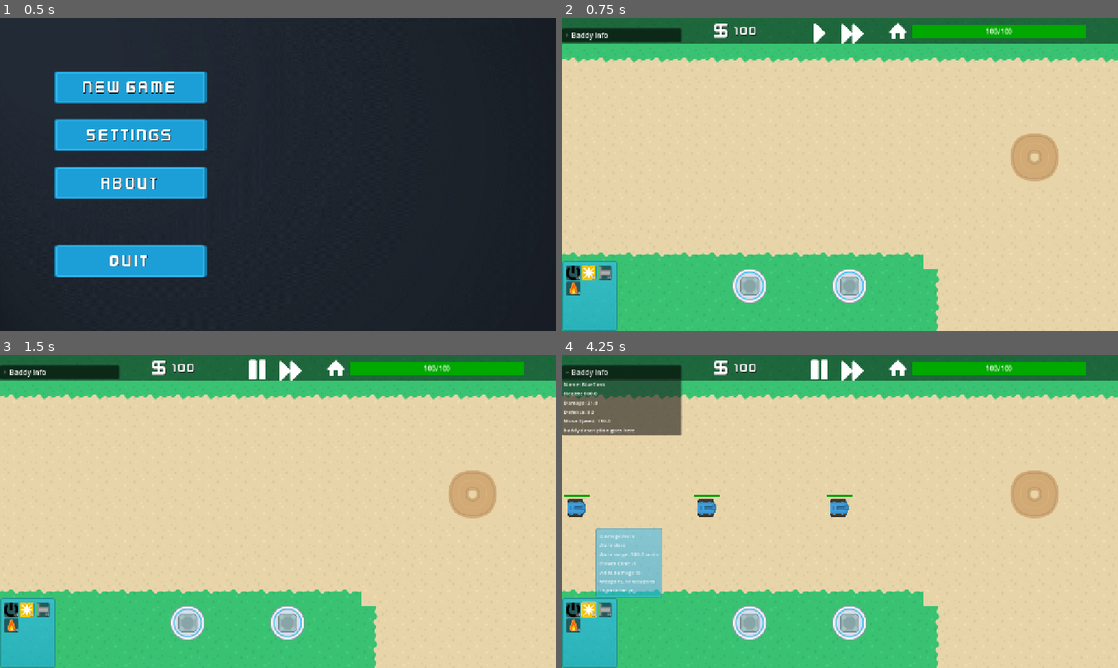
Above: before the commit, frames 1-4 (two rows, left to right).
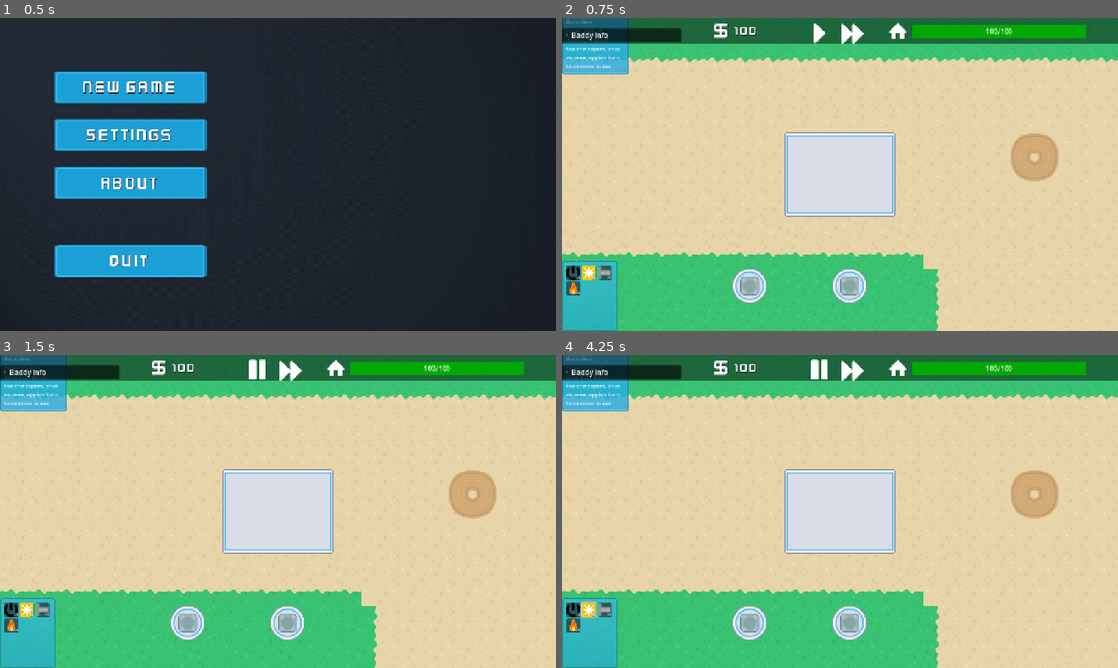
Above: after the commit, the same moments.

Repository: aerobars/tower-defence
Game: Godot game, scene res://GameData/Global/scene_handler.tscn
The game is run twice, just before and just after one commit, with the same random seed, the same clock (stepped at 60 frames per second) and the same inputs.
Inputs (mouse positions are in pixels of both pictures, inside the frame that each line leads up to):
- Up to frame 1 (0.5 s): no input
- Up to frame 2 (0.75 s): click "New Game" at 0.5 s
- Up to frame 3 (1.5 s): click (255, 370) at 1.25 s
- Up to frame 4 (4.25 s): click (851, 370) at 2 s; click (573, 608) at 2.75 s; click (589, 608) at 3.52 s

Frame 1 is identical in both runs. In frame 2, 7.2% of the frame differs, in the area x 0-60%, y 0-64%; in frame 3, 7.2%; in frame 4, 13%, in the area x 0-60%, y 0-78%.
Error after the commit: Invalid access to property or key 'name' on a base object of type 'Nil'. (res://GameData/UIScenes/GUI/Scripts/info_popup.gd:13)

Commit message:
Add rewards window and reward data logic

Diff:
--- a/GameData/Baddies/Scripts/blue_tank.gd
+++ b/GameData/Baddies/Scripts/blue_tank.gd
@@ -1,5 +1,6 @@
 class_name Baddy extends PathFollow2D
 
+signal baddy_death
 signal base_damage(damage)
 
 @export var data : BaddyStats
@@ -68,6 +69,7 @@
 
 
 func destroy() -> void:
+	baddy_death.emit()
 	$CharacterBody2D.queue_free()
 	await (get_tree().create_timer(0.2).timeout)
 	self.queue_free()
--- a/GameData/Global/game_data.gd
+++ b/GameData/Global/game_data.gd
@@ -2,15 +2,54 @@
 
 var is_dragging = false
 
-var act_baddies = {1 : ["blue_tank", "blue_tank", "blue_tank"], 2 : [], 3 : [], 4 : [], 5 : []}
-var previous_wave : Array
+const BADDY_FILEPATH = "res://GameData/Baddies/"
+const CHAR_FILEPATH = "res://GameData/TowerMods/CharacterMods/"
+const TOTAL_ACTS = 1
+var character_mods : Dictionary = {}
+var act_baddies : Dictionary = {}
+var previous_wave : Array = []
 
+func _ready() -> void:
+	get_act_data(BADDY_FILEPATH + "Act")
+	get_mod_data(CHAR_FILEPATH, "Generic")
+
+func get_act_data(filepath: String) -> void:
+	for i in TOTAL_ACTS:
+		var dir := DirAccess.open(filepath + str(i+1))
+		if dir:
+			act_baddies[i] = []
+			dir.list_dir_begin()
+			var file_name = dir.get_next()
+			while file_name != "":
+				if dir.current_is_dir():
+					continue
+				else:
+					act_baddies[i].append(file_name)
+				file_name = dir.get_next()
+		else:
+			print("An error occurred when trying to access the path.")
+
+func get_mod_data(filepath: String, dir_name) -> void:
+	var dir := DirAccess.open(filepath)
+	if dir:
+		dir.list_dir_begin()
+		var file_name = dir.get_next()
+		while file_name != "":
+			if dir.current_is_dir():
+				character_mods[file_name] = []
+				get_mod_data(filepath + "/" + file_name, file_name)
+			else:
+				character_mods[dir_name].append(file_name)
+			file_name = dir.get_next()
+	else:
+		print("An error occurred when trying to access the path.")
 
 func get_wave_data(cur_act) -> Array:
 	var wave_baddies : Array
 	var act_size : int = act_baddies[cur_act].size()
 	wave_baddies = [act_baddies[cur_act][randi() % act_size], act_baddies[cur_act][randi() % act_size]]
-	if wave_baddies != previous_wave:
+	if previous_wave.has(wave_baddies[0]) and previous_wave.has(wave_baddies[1]): #prevents same wave back to back
+		return get_wave_data(cur_act)
+	else:
+		previous_wave = wave_baddies
 		return wave_baddies
-	else:
-		return get_wave_data(cur_act)
--- a/GameData/Global/scene_handler.gd
+++ b/GameData/Global/scene_handler.gd
@@ -9,18 +9,16 @@
 
 func on_new_game_pressed():
 	get_node("MainMenu").queue_free()
-	var game_scene = load("res://GameData/MainScenes/game_scene.tscn").instantiate()
-	game_scene.game_finished.connect(endgame_check)
-	add_child(game_scene)
+	var new_game = load("res://GameData/MainScenes/game_scene.tscn").instantiate()
+	new_game.game_finished.connect(endgame_check)
+	add_child(new_game)
 
 func on_quit_pressed():
 	get_tree().quit()
 
-func endgame_check(result) -> void:
-	if result:
-		pass
-	else:
-		unload_game()
+func endgame_check(_result) -> void:
+	await get_tree().create_timer(5.0, true).timeout
+	unload_game()
 
 func unload_game():
 	$GameScene.queue_free()
--- a/GameData/MainScenes/game_scene.gd
+++ b/GameData/MainScenes/game_scene.gd
@@ -4,12 +4,14 @@
 
 ##ui variables
 var map_node : Node
-const POPUP_PANEL := preload("res://GameData/UIScenes/GUI/InfoPopup.tscn")
+const POPUP_PANEL := preload("res://GameData/UIScenes/GUI/info_popup.tscn")
 const DRAGGABLE_MOD := preload("res://GameData/UIScenes/GUI/mod_draggable.tscn")
+@onready var ui := $UI
+@onready var build_bar := $UI/HUD/BuildBar
 @onready var new_slot := $UI/HUD/BuildBar/InventoryContainer/InventoryGrid.connect("slot_created", connect_inv_button_signal)
-@onready var build_bar := $UI/HUD/BuildBar
 @onready var inventory_ui := $UI/HUD/BuildBar/InventoryContainer/InventoryGrid
 @onready var baddy_info_foldable := $UI/HUD/BaddyInfo/VBoxContainer
+@onready var end_game_message = $UI/EndGameMessage.text
 var cur_popup : Node2D
 
 ##pathfinding variables
@@ -40,10 +42,13 @@
 
 ##gameplay variables
 var current_wave := 0
-var enemies_in_wave := 1
-var current_act = 1
+var spawns_per_wave := 1
+var wave_total := 0
+var current_act = 0
+var wave_kill_count := 0
 @export var max_player_health : int = 100
 var current_player_health : int
+var character : String = "Tester"
 
 func _ready() -> void:
 	map_node = $Map #turn into variable if using multiple maps
@@ -75,6 +80,26 @@
 	if event.is_action_pressed("press_build_button_1"):
 		build_bar.get_node("HBoxContainer/TowerBase").pressed.emit()
 
+func _on_pause_play_pressed() -> void:
+	if build_mode:
+		cancel_build_mode()
+	if get_tree().is_paused():
+		get_tree().paused = false
+	elif current_wave == 0:
+		current_wave = 1
+		start_next_wave()
+	else:
+		get_tree().paused = true
+
+func _on_fast_forward_pressed() -> void:
+	if build_mode:
+		cancel_build_mode()
+	if Engine.get_time_scale() == 2.0:
+		Engine.set_time_scale(1.0)
+	else:
+		Engine.set_time_scale(2.0)
+
+
 ## Wave Functions
 
 func start_next_wave() -> void:
@@ -90,20 +115,23 @@
 func spawn_enemies(wave_data) -> void:
 	for i in wave_data:
 		var spawn_count : int = 1
-		var baddy_scene = load("res://GameData/Baddies/" + i + ".tscn")
+		var baddy_scene = load("res://GameData/Baddies/Act" + current_act + "/" + i)
 		var new_baddy = baddy_scene.instantiate()
-		enemies_in_wave = new_baddy.data.spawns_per_wave
+		#first instantiate outside of loop for one-time variable setting
+		spawns_per_wave = new_baddy.data.spawns_per_wave
+		wave_total += spawns_per_wave
 		update_baddy_info(new_baddy)
 		new_baddy.base_damage.connect(on_base_damage)
+		new_baddy.baddy_death.connect(on_baddy_death)
 		map_node.get_node("Path").add_child(new_baddy, true)
 		await(get_tree().create_timer(new_baddy.data.spawn_interval, false)).timeout
-		while spawn_count != enemies_in_wave: #only run if more than 1 enemy is spawned in the wave
+		while spawn_count != spawns_per_wave: #only run if more than 1 enemy is spawned in the wave
 			new_baddy = baddy_scene.instantiate()
 			new_baddy.base_damage.connect(on_base_damage)
 			map_node.get_node("Path").add_child(new_baddy, true)
 			spawn_count += 1
 			await(get_tree().create_timer(new_baddy.data.spawn_interval, false)).timeout
-			if spawn_count == enemies_in_wave:
+			if spawn_count == spawns_per_wave:
 				continue
 
 func update_baddy_info(baddy) -> void:
@@ -118,9 +146,18 @@
 func on_base_damage(damage) -> void:
 	current_player_health -= damage
 	if current_player_health <= 0:
+		end_game_message = "You lose!"
 		game_finished.emit(false)
 	else:
 		$UI.update_health_bar(current_player_health, max_player_health)
+		on_baddy_death()
+
+func on_baddy_death() -> void:
+	wave_kill_count += 1
+	if wave_kill_count == wave_total:
+		on_wave_clear()
+		end_game_message = "You win!"
+		game_finished.emit(true)
 
 func on_wave_clear() -> void:
 	pass
--- a/GameData/MainScenes/game_scene.tscn
+++ b/GameData/MainScenes/game_scene.tscn
@@ -1,8 +1,9 @@
-[gd_scene load_steps=16 format=3 uid="uid://b7d7kfemno1ex"]
+[gd_scene load_steps=17 format=3 uid="uid://b7d7kfemno1ex"]
 
 [ext_resource type="PackedScene" uid="uid://egfxblymqfqd" path="res://GameData/Maps/map.tscn" id="1_akvmk"]
 [ext_resource type="Script" uid="uid://djsr0kjgwaton" path="res://GameData/MainScenes/game_scene.gd" id="1_g2kuy"]
 [ext_resource type="Script" uid="uid://4eacfeat0kea" path="res://GameData/MainScenes/ui.gd" id="3_ibdpl"]
+[ext_resource type="PackedScene" uid="uid://sho7au84mvxg" path="res://GameData/UIScenes/GUI/RewardSelection/reward_selection.tscn" id="4_dts4o"]
 [ext_resource type="StyleBox" uid="uid://5vfbp6tawj1m" path="res://Resources/Inventory/inventory_bg.tres" id="4_syms3"]
 [ext_resource type="Script" uid="uid://cpe4nt5gmn0y2" path="res://GameData/UIScenes/Inventory/Scripts/inventory_ui.gd" id="5_waasu"]
 [ext_resource type="Resource" uid="uid://c3m5eg7swenlw" path="res://Resources/Inventory/player_inventory.tres" id="6_qo4eh"]
@@ -32,6 +33,9 @@
 [node name="UI" type="CanvasLayer" parent="."]
 script = ExtResource("3_ibdpl")
 
+[node name="RewardSelection" parent="UI" instance=ExtResource("4_dts4o")]
+size_flags_vertical = 4
+
 [node name="HUD" type="Control" parent="UI"]
 layout_mode = 3
 anchors_preset = 15
@@ -262,5 +266,24 @@
 layout_mode = 2
 text = "Description: "
 
-[connection signal="pressed" from="UI/HUD/InfoBar/MarginContainer/GameControls/PausePlay" to="UI" method="_on_pause_play_pressed"]
-[connection signal="pressed" from="UI/HUD/InfoBar/MarginContainer/GameControls/FastForward" to="UI" method="_on_fast_forward_pressed"]
+[node name="EndGameMessage" type="Label" parent="UI"]
+visible = false
+anchors_preset = 8
+anchor_left = 0.5
+anchor_top = 0.5
+anchor_right = 0.5
+anchor_bottom = 0.5
+offset_left = -20.0
+offset_top = -11.5
+offset_right = 20.0
+offset_bottom = 11.5
+grow_horizontal = 2
+grow_vertical = 2
+size_flags_horizontal = 4
+theme_override_colors/font_color = Color(0.003921569, 0.44705883, 0.21176471, 1)
+theme_override_colors/font_shadow_color = Color(0, 0, 0, 1)
+theme_override_font_sizes/font_size = 75
+text = "Test!"
+
+[connection signal="pressed" from="UI/HUD/InfoBar/MarginContainer/GameControls/PausePlay" to="." method="_on_pause_play_pressed"]
+[connection signal="pressed" from="UI/HUD/InfoBar/MarginContainer/GameControls/FastForward" to="." method="_on_fast_forward_pressed"]
--- a/GameData/MainScenes/ui.gd
+++ b/GameData/MainScenes/ui.gd
@@ -1,4 +1,5 @@
 extends CanvasLayer
+
 
 @onready var hp_bar := $HUD/InfoBar/InfoContainer/HealthBar
 @onready var hp_text := $HUD/InfoBar/InfoContainer/HealthBar/HealthAmount
@@ -48,24 +49,9 @@
 
 ## Game Control Functions
 
-func _on_pause_play_pressed() -> void:
-	if get_parent().build_mode:
-		get_parent().cancel_build_mode()
-	if get_tree().is_paused():
-		get_tree().paused = false
-	elif get_parent().current_wave == 0:
-		get_parent().current_wave = 1
-		get_parent().start_next_wave()
-	else:
-		get_tree().paused = true
 
-func _on_fast_forward_pressed() -> void:
-	if get_parent().build_mode:
-		get_parent().cancel_build_mode()
-	if Engine.get_time_scale() == 2.0:
-		Engine.set_time_scale(1.0)
-	else:
-		Engine.set_time_scale(2.0)
+
+## Gameplay Functions
 
 func update_health_bar(cur_health, max_health):
 	var hp_bar_tween := $HUD/InfoBar/InfoContainer/HealthBar.create_tween()
@@ -77,3 +63,6 @@
 		hp_bar.set_tint_progress("c77200")#Orange
 	else:
 		hp_bar.set_tint_progress("ff0000")#Red
+
+func end_game(result) -> void:
+	pass
--- /dev/null
+++ b/GameData/UIScenes/GUI/RewardSelection/reward_card.tscn
@@ -0,0 +1,47 @@
+[gd_scene load_steps=4 format=3 uid="uid://c2oh548fodlg1"]
+
+[ext_resource type="Script" uid="uid://bk62k3c6krdiu" path="res://GameData/UIScenes/GUI/Scripts/info_popup.gd" id="1_gcb5b"]
+[ext_resource type="StyleBox" uid="uid://5vfbp6tawj1m" path="res://Resources/Inventory/inventory_bg.tres" id="2_slva4"]
+[ext_resource type="Theme" uid="uid://bp5hjnce415xl" path="res://Resources/Fonts/infopopup_font_12.tres" id="3_6ln7u"]
+
+[node name="RewardCard" type="Control"]
+modulate = Color(1, 1, 1, 0.8627451)
+top_level = true
+layout_mode = 3
+anchors_preset = 0
+script = ExtResource("1_gcb5b")
+
+[node name="Background" type="PanelContainer" parent="."]
+layout_mode = 0
+offset_top = -88.0
+offset_right = 148.0
+offset_bottom = 12.0
+size_flags_horizontal = 0
+size_flags_vertical = 0
+theme_override_styles/panel = ExtResource("2_slva4")
+
+[node name="VBoxContainer" type="VBoxContainer" parent="Background"]
+layout_mode = 2
+theme = ExtResource("3_6ln7u")
+
+[node name="Name" type="Label" parent="Background/VBoxContainer"]
+layout_mode = 2
+theme_override_font_sizes/font_size = 12
+text = "Mod Name"
+
+[node name="Icon" type="TextureRect" parent="Background/VBoxContainer"]
+layout_mode = 2
+
+[node name="Class" type="Label" parent="Background/VBoxContainer"]
+layout_mode = 2
+text = "Mod Class"
+
+[node name="Power" type="Label" parent="Background/VBoxContainer"]
+layout_mode = 2
+text = "A.S.:"
+
+[node name="Description" type="Label" parent="Background/VBoxContainer"]
+custom_minimum_size = Vector2(128, 0)
+layout_mode = 2
+text = "Description: "
+autowrap_mode = 3
--- /dev/null
+++ b/GameData/UIScenes/GUI/RewardSelection/reward_options.gd
@@ -0,0 +1 @@
+class_name RewardOptions extends RefCounted
--- /dev/null
+++ b/GameData/UIScenes/GUI/RewardSelection/reward_selection.gd
@@ -0,0 +1,25 @@
+extends Control
+
+@onready var reward_card := preload("res://GameData/UIScenes/GUI/RewardSelection/reward_card.tscn")
+@onready var reward_container := $TextureRect/HBoxContainer
+var total_rewards : int = 2
+var character = "Tester"
+var filepath = GameData.CHAR_FILEPATH + character + "/"
+
+func _ready() -> void:
+	var reward_options = get_rewards()
+	for i in total_rewards:
+		var new_card = reward_card.instantiate()
+		new_card.data = reward_options[i]
+		reward_container.add_child(new_card)
+		new_card.position = Vector2(0,0)
+
+
+func get_rewards() -> Array[TowerMod]:
+	var rewards : Array[TowerMod] = []
+	for i in total_rewards:
+		var mod = load(filepath + GameData.character_mods[character][randi() % GameData.character_mods[character].size()])
+		rewards.append(mod)
+		#code to account for weighted randomness
+		#code to avoid duplicate rewards
+	return rewards
--- /dev/null
+++ b/GameData/UIScenes/GUI/RewardSelection/reward_selection.tscn
@@ -0,0 +1,43 @@
+[gd_scene load_steps=5 format=3 uid="uid://sho7au84mvxg"]
+
+[ext_resource type="Script" uid="uid://bi7mdp3y8hqe8" path="res://GameData/UIScenes/GUI/RewardSelection/reward_selection.gd" id="1_gipd4"]
+[ext_resource type="Texture2D" uid="uid://clhk7px75x85h" path="res://Assets/UI/Buttons/button_square_line.png" id="2_u260h"]
+[ext_resource type="PackedScene" uid="uid://c2oh548fodlg1" path="res://GameData/UIScenes/GUI/RewardSelection/reward_card.tscn" id="3_whhxv"]
+
+[sub_resource type="StyleBoxTexture" id="StyleBoxTexture_whhxv"]
+texture = ExtResource("2_u260h")
+texture_margin_left = 10.0
+texture_margin_top = 10.0
+texture_margin_right = 10.0
+texture_margin_bottom = 10.0
+
+[node name="RewardSelection" type="Control"]
+layout_mode = 3
+anchors_preset = 15
+anchor_right = 1.0
+anchor_bottom = 1.0
+grow_horizontal = 2
+grow_vertical = 2
+script = ExtResource("1_gipd4")
+
+[node name="TextureRect" type="PanelContainer" parent="."]
+layout_mode = 1
+anchors_preset = 8
+anchor_left = 0.5
+anchor_top = 0.5
+anchor_right = 0.5
+anchor_bottom = 0.5
+offset_left = -128.0
+offset_top = -96.0
+offset_right = 128.0
+offset_bottom = 96.0
+grow_horizontal = 2
+grow_vertical = 2
+theme_override_styles/panel = SubResource("StyleBoxTexture_whhxv")
+
+[node name="HBoxContainer" type="HBoxContainer" parent="TextureRect"]
+layout_mode = 2
+
+[node name="RewardCard" parent="TextureRect/HBoxContainer" instance=ExtResource("3_whhxv")]
+layout_mode = 2
+size_flags_horizontal = 4
--- a/GameData/UIScenes/GUI/Scripts/info_popup.gd
+++ b/GameData/UIScenes/GUI/Scripts/info_popup.gd
@@ -1,15 +1,17 @@
-class_name InfoPanel extends Node2D
+class_name RewardCard extends Control
 
 var data : TowerMod
 @onready var container : VBoxContainer = $Background/VBoxContainer
 @onready var mod_name : Label = $Background/VBoxContainer/Name
 @onready var mod_class : Label = $Background/VBoxContainer/Class
+@onready var icon : TextureRect = $Background/VBoxContainer/Icon
 @onready var power : Label = $Background/VBoxContainer/Power
 @onready var description : Label = $Background/VBoxContainer/Description
 var level = 0
 
 func _ready() -> void:
 	mod_name.text = data.name
+	icon.texture = data.texture
 	mod_class.text = data.class_string.to_pascal_case() + " class"
 	stats_setup()
 	description.text = data.description
--- a/Resources/Inventory/player_inventory.tres
+++ b/Resources/Inventory/player_inventory.tres
@@ -2,10 +2,10 @@
 
 [ext_resource type="Script" uid="uid://bjmi2gnp5s1tf" path="res://GameData/UIScenes/Inventory/Scripts/inventory_data.gd" id="1_fy7e0"]
 [ext_resource type="Script" uid="uid://b4so26n1sqyy1" path="res://GameData/UIScenes/Inventory/Scripts/slot_data.gd" id="2_4t8we"]
-[ext_resource type="Resource" uid="uid://c0b02to1odbhe" path="res://GameData/TowerMods/power_test.tres" id="3_4t8we"]
-[ext_resource type="Resource" uid="uid://dvvbt8ew2bu0w" path="res://GameData/TowerMods/dmg_aura_test.tres" id="4_tixu4"]
-[ext_resource type="Resource" uid="uid://csfw8j2u8n72r" path="res://GameData/TowerMods/wep_test.tres" id="5_tixu4"]
-[ext_resource type="Resource" uid="uid://bqlb20t172exs" path="res://GameData/TowerMods/burn_aura_test.tres" id="6_pk4ny"]
+[ext_resource type="Resource" uid="uid://c0b02to1odbhe" path="res://GameData/TowerMods/CharacterMods/Tester/power_test.tres" id="3_4t8we"]
+[ext_resource type="Resource" uid="uid://dvvbt8ew2bu0w" path="res://GameData/TowerMods/CharacterMods/Tester/dmg_aura_test.tres" id="4_tixu4"]
+[ext_resource type="Resource" uid="uid://csfw8j2u8n72r" path="res://GameData/TowerMods/CharacterMods/Tester/wep_test.tres" id="5_tixu4"]
+[ext_resource type="Resource" uid="uid://bqlb20t172exs" path="res://GameData/TowerMods/CharacterMods/Tester/burn_aura_test.tres" id="6_pk4ny"]
 
 [sub_resource type="Resource" id="Resource_afwgh"]
 script = ExtResource("2_4t8we")
Renamed: GameData/Baddies/blue_tank.tscn -> GameData/Baddies/Act1/blue_tank.tscn
Renamed: GameData/TowerMods/burn_aura_test.tres -> GameData/TowerMods/CharacterMods/Tester/burn_aura_test.tres
Renamed: GameData/TowerMods/dmg_aura_test.tres -> GameData/TowerMods/CharacterMods/Tester/dmg_aura_test.tres
Renamed: GameData/TowerMods/power_test.tres -> GameData/TowerMods/CharacterMods/Tester/power_test.tres
Renamed: GameData/TowerMods/wep_test.tres -> GameData/TowerMods/CharacterMods/Tester/wep_test.tres
Not shown, added: GameData/UIScenes/GUI/RewardSelection/reward_options.gd.uid
Not shown, added: GameData/UIScenes/GUI/RewardSelection/reward_selection.gd.uid
Renamed: GameData/UIScenes/GUI/InfoPopup.tscn -> GameData/UIScenes/GUI/info_popup.tscn
Not shown, changed: Executable/yo_dawg_i_heard_you_like_towers.pck
